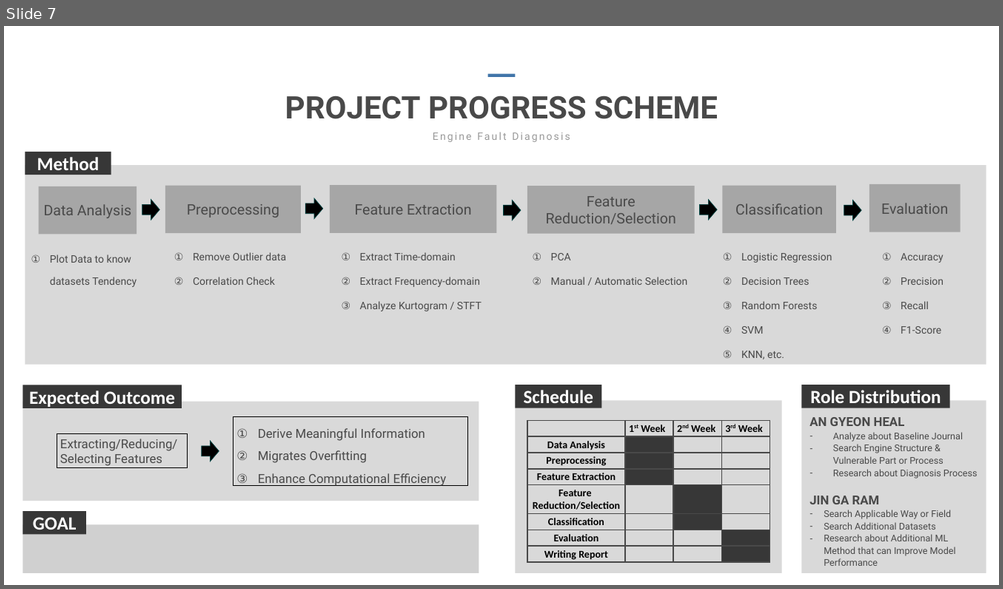
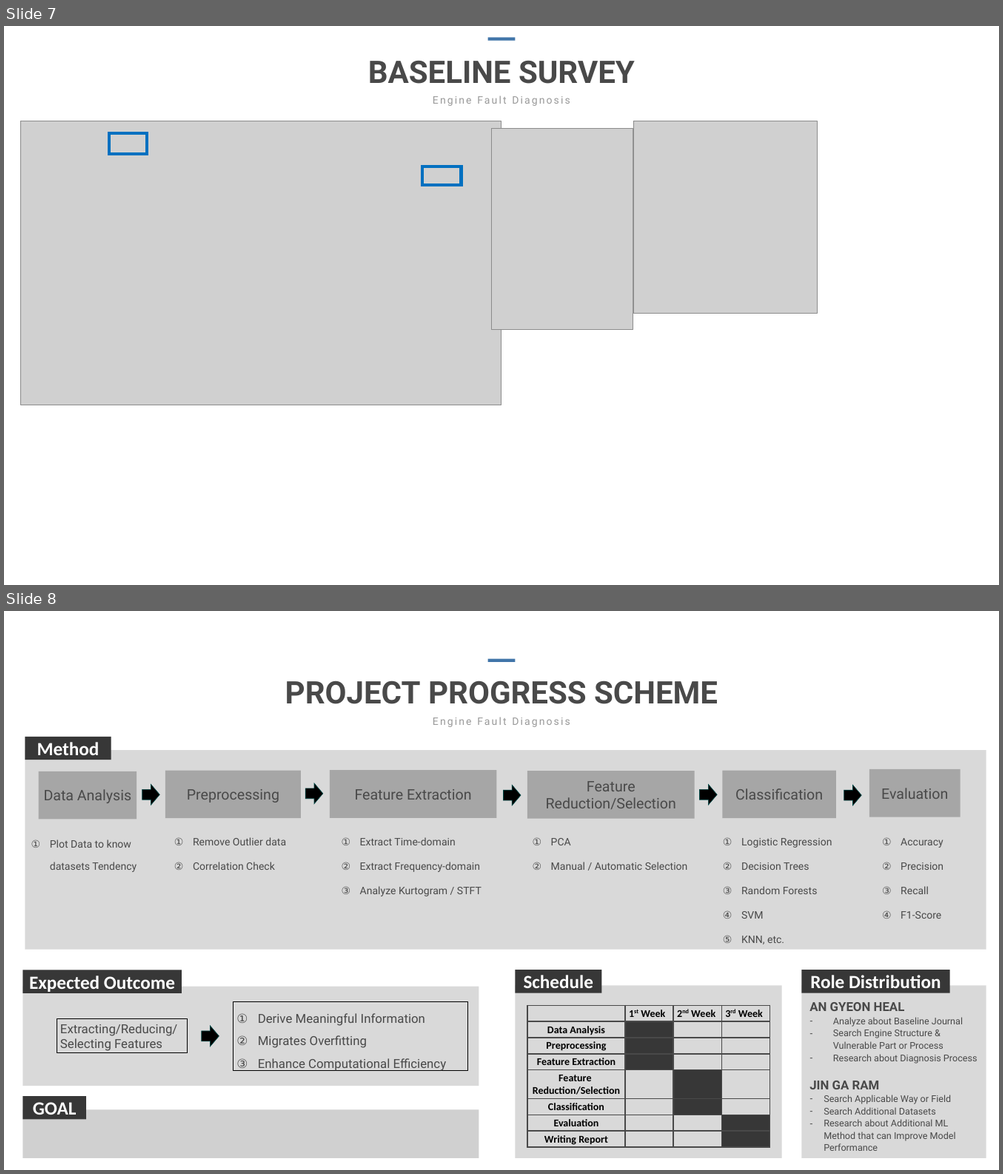
Before and after one commit to AnGyeonheal/IAIA, a slide deck: Projects/Projects#1_EngineFaultDiagnosis/Project#1_Proposal/IAIA_Proposal_21900727_21900416_GaramJin_GyeonhealAn_Fixed.pptx. Shown one above the other, each under a label of ours: slide 7 before the commit, slides 7 and 8 after it. The pictures are 1003x589 and 1003x1174 pixels, drawn with LibreOffice and Linux fonts; fonts in the diff are those of the drawing; grey boxes stand for pictures; background and template pictures are left out. Boxes give left, top, right and bottom in pixels: in the first picture for what was removed or moved away, otherwise in the second. Text is boxed around its words. In the diff, an @@ line names an element or a change of style, - is before the commit and + after.

```diff
--- a/Projects/Projects#1_EngineFaultDiagnosis/Project#1_Proposal/IAIA_Proposal_21900727_21900416_GaramJin_GyeonhealAn_Fixed.pptx
+++ b/Projects/Projects#1_EngineFaultDiagnosis/Project#1_Proposal/IAIA_Proposal_21900727_21900416_GaramJin_GyeonhealAn_Fixed.pptx
@@ slide 7 added at <box>4,26,999,585</box>, background #FFFFFF; not listed: 1 template element that a slide beside it also shows @@
@@ rectangle added at <box>488,37,515,40</box>, fill #4175A9 @@
@@ text added at <box>368,60,634,84</box>, 60 pt, text #494949, bold @@
+BASELINE SURVEY
@@ text added at <box>432,96,570,106</box>, 20 pt, text #999999 @@
+Engine Fault Diagnosis
@@ picture added at <box>20,121,501,406</box> @@
@@ rectangle added at <box>109,133,148,154</box>, outline #0070C0 6 pt @@
@@ picture added at <box>491,128,632,330</box> @@
@@ picture added at <box>633,121,817,313</box> @@
@@ rectangle added at <box>422,167,461,185</box>, outline #0070C0 6 pt @@
@@ what was slide 7 is now slide 8 @@
```
Also in this commit, not shown: 1 slide changed, 11 other files.
